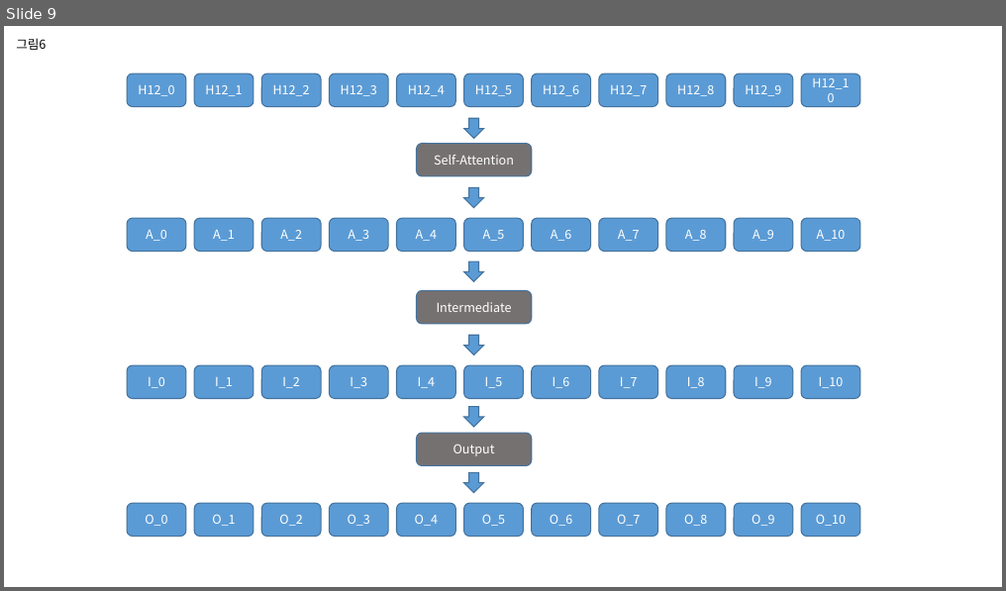
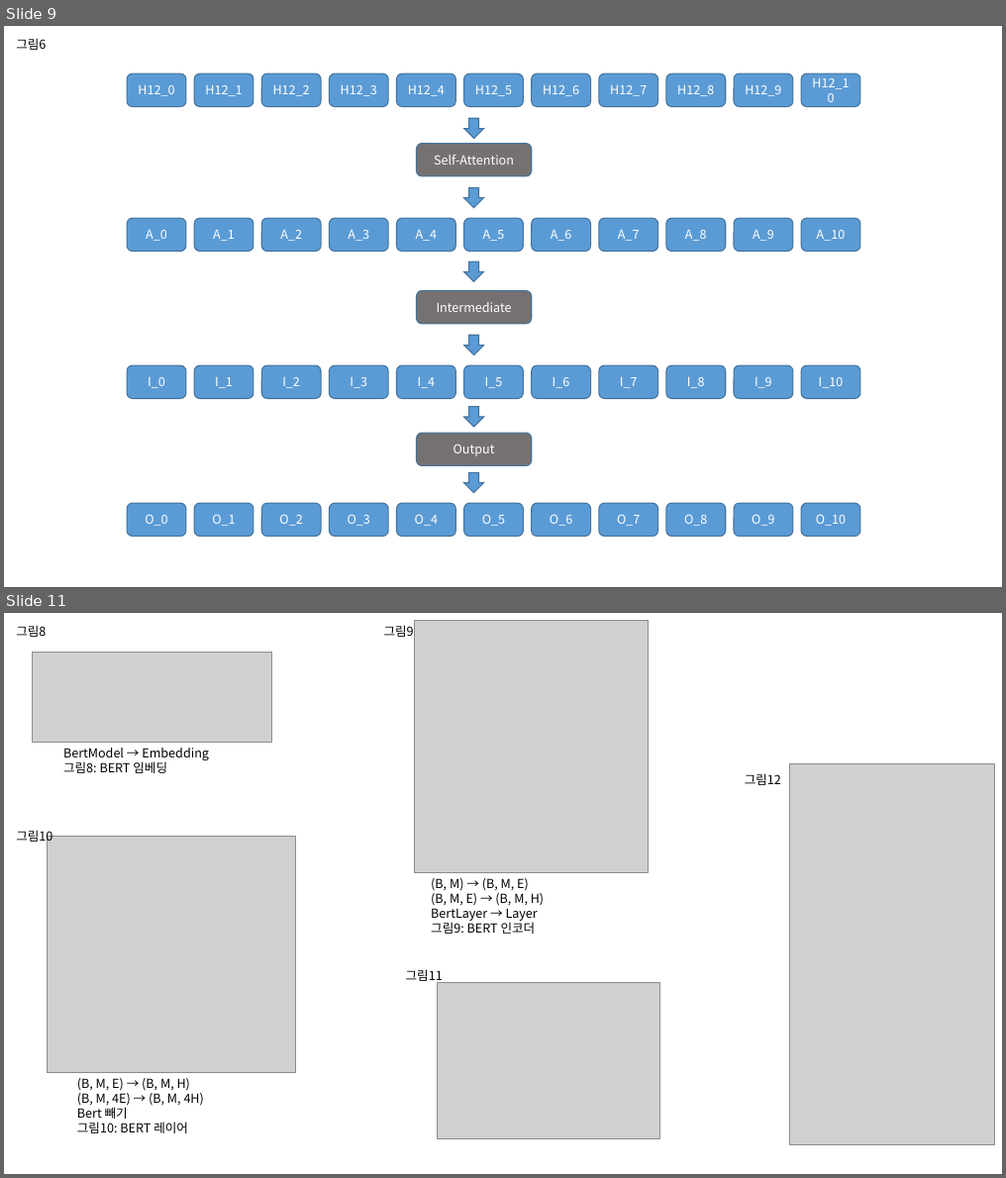
Before and after one commit to jinkilee/hello-transformer, a slide deck: draft/chapter5.pptx. Shown one above the other, each under a label of ours: slide 9 before the commit, slides 9 and 11 after it; the slides between them are not shown. The pictures are 1006x591 and 1006x1178 pixels, drawn with LibreOffice and Linux fonts; fonts in the diff are those of the drawing; grey boxes stand for pictures. Boxes give left, top, right and bottom in pixels: in the first picture for what was removed or moved away, otherwise in the second. Text is boxed around its words. In the diff, an @@ line names an element or a change of style, - is before the commit and + after.

```diff
--- a/draft/chapter5.pptx
+++ b/draft/chapter5.pptx
@@ slide 11 added at bbox=[4, 613, 1002, 1174], background #FFFFFF @@
@@ text added at bbox=[16, 625, 46, 637], 12 pt, text #000000 @@
+그림8
@@ text added at bbox=[384, 625, 414, 637], 12 pt, text #000000 @@
+그림9
@@ picture added at bbox=[415, 620, 648, 872] @@
@@ picture added at bbox=[33, 652, 272, 742] @@
@@ text added at bbox=[63, 748, 209, 773], 12 pt, text #000000 @@
+BertModel → Embedding
+그림8: BERT 임베딩
@@ text added at bbox=[745, 773, 781, 785], 12 pt, text #000000 @@
+그림12
@@ picture added at bbox=[789, 763, 994, 1145] @@
@@ text added at bbox=[16, 830, 53, 845], 12 pt, text #000000 @@
+그림10
@@ picture added at bbox=[48, 836, 295, 1072] @@
@@ text added at bbox=[431, 878, 544, 934], 12 pt, text #000000 @@
+(B, M) → (B, M, E)
+(B, M, E) → (B, M, H)
+BertLayer → Layer
+그림9: BERT 인코더
@@ text added at bbox=[406, 969, 443, 984], 12 pt, text #000000 @@
+그림11
@@ picture added at bbox=[437, 982, 659, 1139] @@
@@ text added at bbox=[77, 1078, 204, 1134], 12 pt, text #000000 @@
+(B, M, E) → (B, M, H)
+(B, M, 4E) → (B, M, 4H)
+Bert 빼기
+그림10: BERT 레이어
```
Also in this commit, not shown: 6 other slides added, 1 other file.
